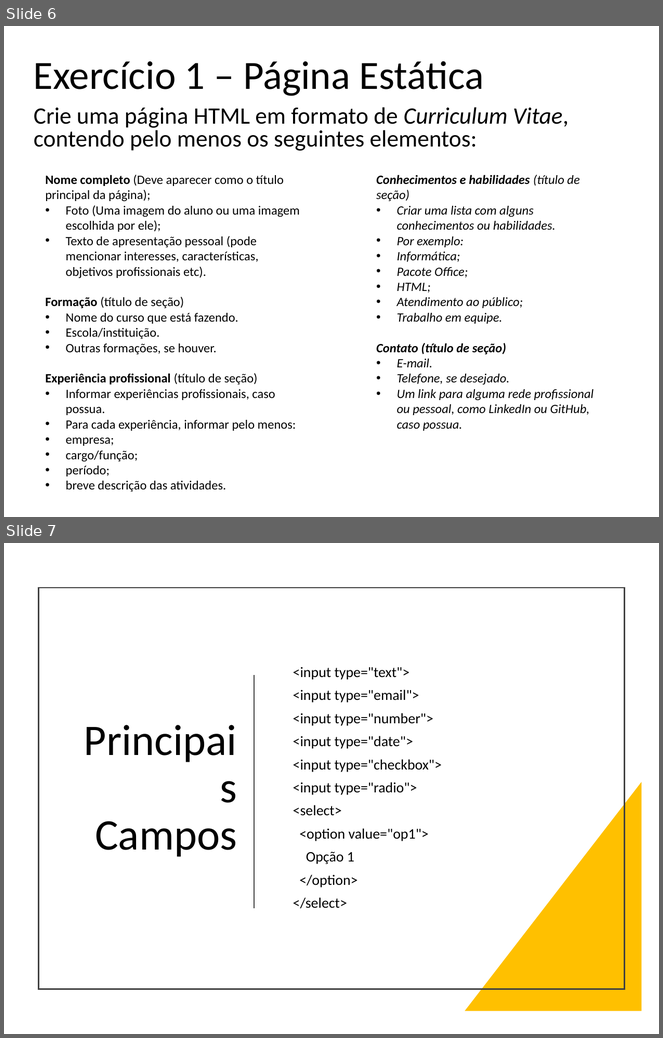
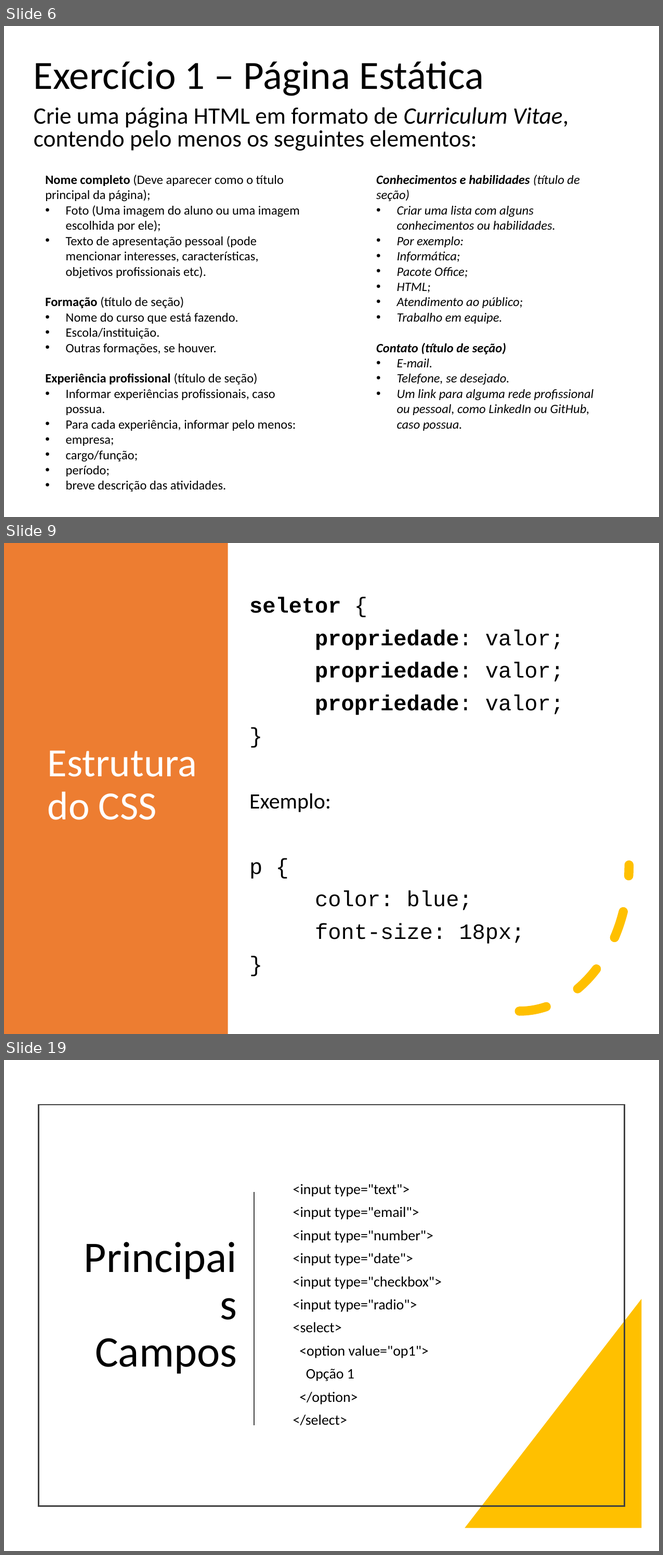
Before and after one commit to thiagospin/APLICWEBI, a slide deck: slides/HTML e CSS.pptx. Shown one above the other, each under a label of ours: slides 6 and 7 before the commit, slides 6, 9 and 19 after it; the slides between them are not shown. The pictures are 663x1038 and 663x1555 pixels, drawn with LibreOffice and Linux fonts; fonts in the diff are those of the drawing. Boxes give left, top, right and bottom in pixels: in the first picture for what was removed or moved away, otherwise in the second. Text is boxed around its words. In the diff, an @@ line names an element or a change of style, - is before the commit and + after.

```diff
--- a/slides/HTML e CSS.pptx
+++ b/slides/HTML e CSS.pptx
@@ slide 9 added at [4,543,659,1034], background #FFFFFF @@
@@ rectangle added at [4,543,228,1034], fill #ED7D31 @@
@@ text added at [249,597,564,944], 24 pt, text #000000 @@
+seletor {
+propriedade: valor;
+propriedade: valor;
+propriedade: valor;
+}
+Exemplo:
+p {
+color: blue;
+font-size: 18px;
+}
@@ arc (boxed as its full ellipse) added at [410,719,629,1012], outline #FFC000 10 pt dashed @@
@@ title added at [48,750,197,820], 44 pt, text #FFFFFF @@
+Estrutura do CSS
@@ what was slide 7 is now slide 19 @@
```
Also in this commit, not shown: 1 slide changed, 11 other slides added, 2 other files.
